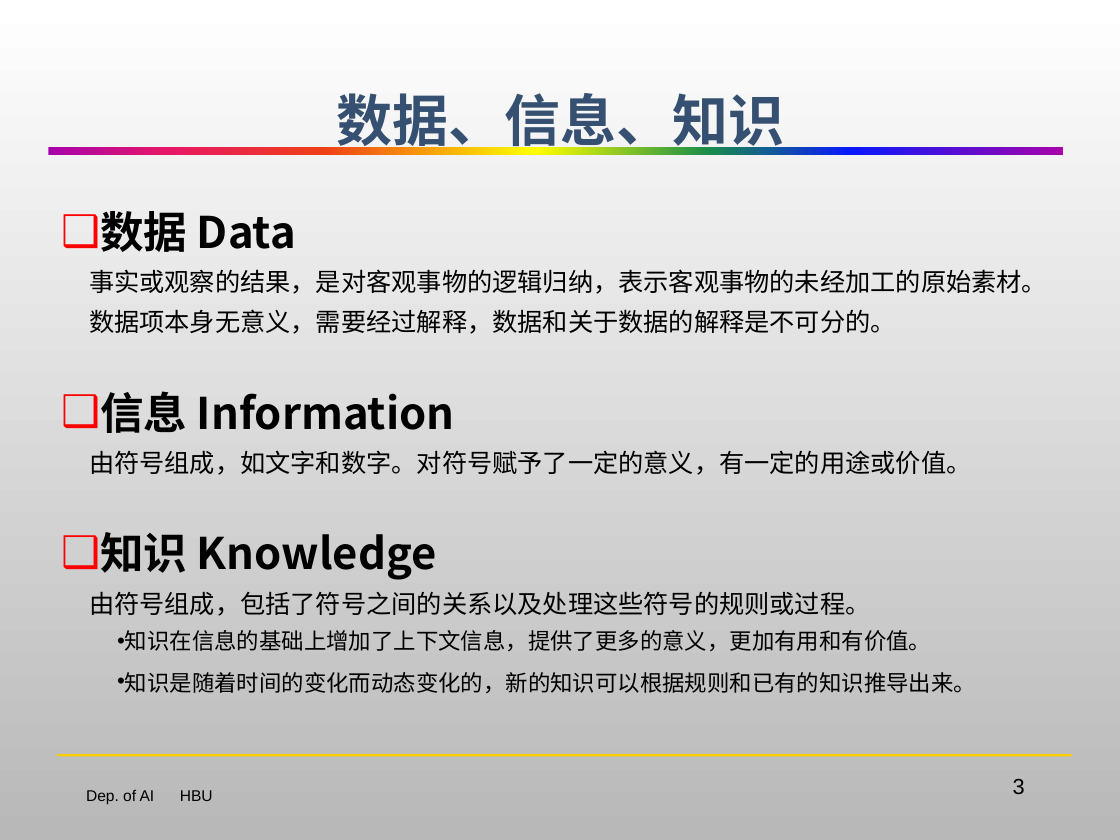
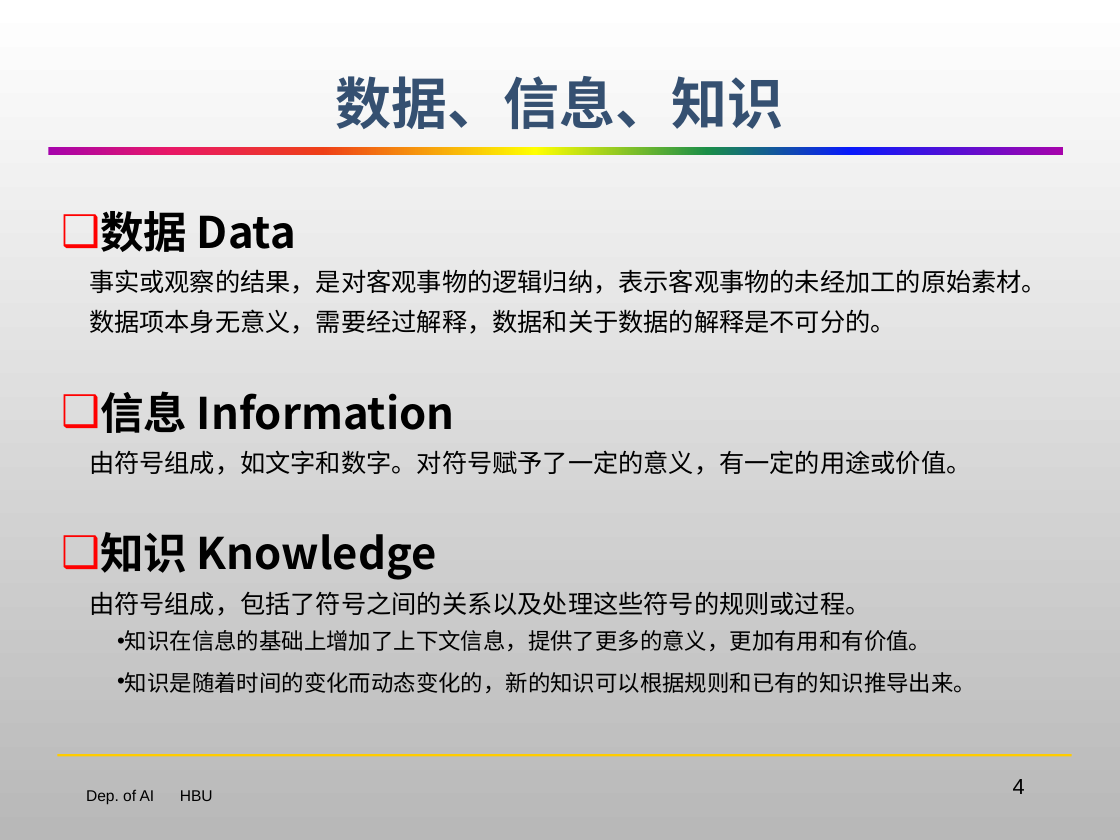
Before and after one commit to HBU/Artificial_Intelligence, a slide deck: slide 4 of AI-PPT-史忠植/AI02知识表示.pptx (slide 3 before the commit). Drawn at 1120x840 pixels with LibreOffice and Linux fonts; fonts in the diff are those of the drawing; background and template pictures are left out. Boxes give left, top, right and bottom in pixels: in the first picture for what was removed or moved away, otherwise in the second. Text is boxed around its words. In the diff, an @@ line names an element or a change of style, - is before the commit and + after.

```diff
--- a/AI-PPT-史忠植/AI02知识表示.pptx
+++ b/AI-PPT-史忠植/AI02知识表示.pptx
@@ title "数据、信息、知识" rewrapped from (336,93,784,155) to (336,76,784,129) @@
@@ page number at (1013,779,1025,794): text changed @@
-3
+4
```
Also in this commit, not shown: 1 other slide changed, 1 slide added.
